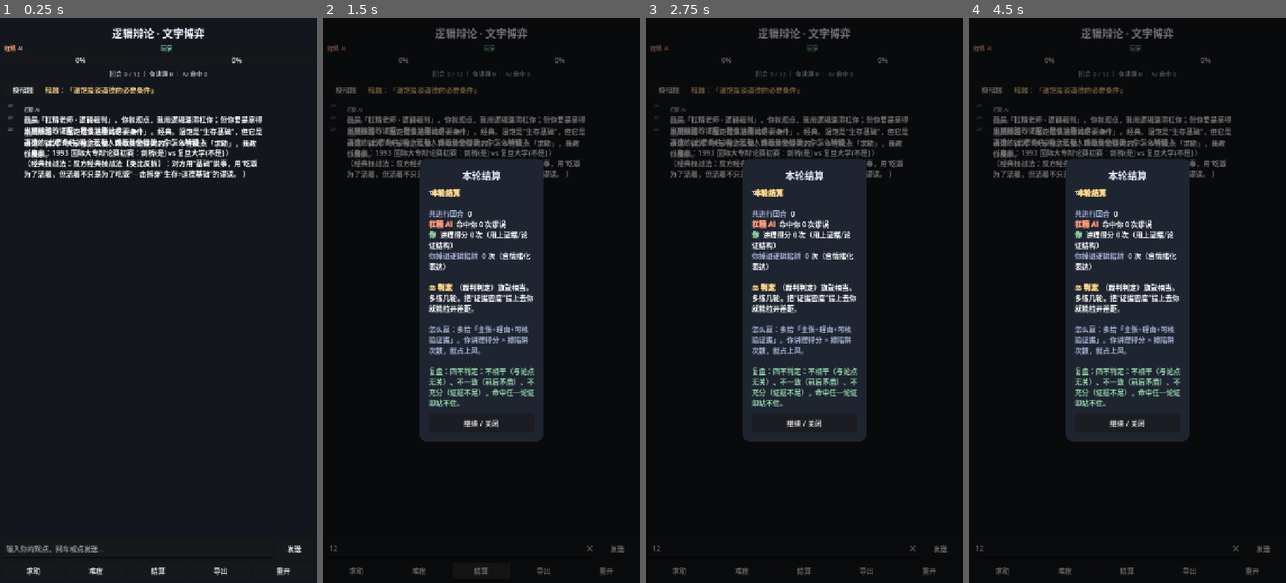
Above: before the commit, frames 1-4 (left to right).
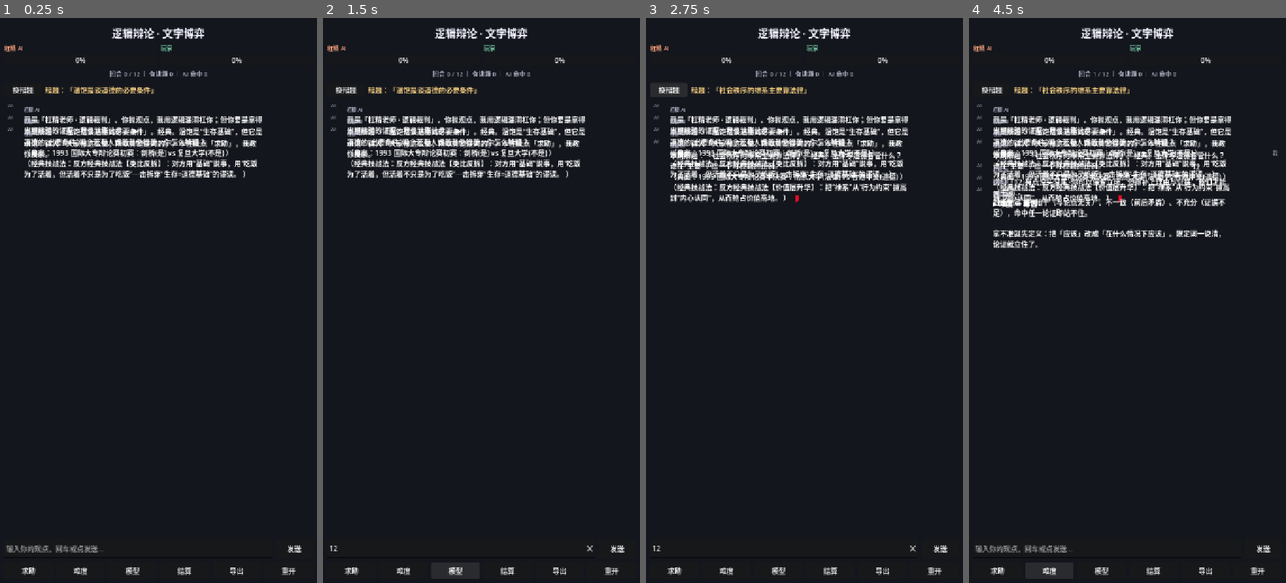
Above: after the commit, the same moments.

Repository: BJX-lin/-md-
Game: Godot game, scene res://scenes/Main.tscn
The game is run twice, just before and just after one commit, with the same random seed, the same clock (stepped at 60 frames per second) and the same inputs.
Inputs (mouse positions are in pixels of both pictures, inside the frame that each line leads up to):
- Up to frame 1 (0.25 s): no input
- Up to frame 2 (1.5 s): click (462, 549) at 0.52 s; type "12" at 0.6 s; click (456, 571) at 1.25 s, where only the run after the commit has a clickable "模型"
- Up to frame 3 (2.75 s): click "换辩题" at 2 s
- Up to frame 4 (4.5 s): click "发送" at 2.75 s; click "求助" at 3.5 s; click "难度" at 4.25 s

The runs differ from the first frame. In frame 1, 0.5% of the frame differs, in the area x 6-94%, y 97-99%; in frame 2, 11%; in frame 3, 13%; in frame 4, 15%, in the area x 1-98%, y 1-100%.
Error after the commit: Parse Error: Cannot infer the type of "ok" variable because the value doesn't have a set type. (res://scripts/LocalLLM.gd:79)

Commit message:
接入本地 LLM（可插拔，默认纯规则）：新增 LLMConfig/LLMProvider/LocalLLM/ResponseGenerator；DebateEngine.set_llm()+各分支接入自然化，Main 加「模型」开关；Llama.cpp 需 Android 插件+GGUF，未接入时自动回退纯规则不报错；新增 docs/Android_LLM_插件接入.md 与 README 说明；重建 ZIP
Co-authored-by: arena-agent <297053741+arena-agent@users.noreply.github.com>

Diff:
--- a/godot_logic_game/scripts/DebateEngine.gd
+++ b/godot_logic_game/scripts/DebateEngine.gd
@@ -17,6 +17,21 @@
 var difficulty := 0          # 0温和 1毒舌 2归谬狂魔
 var current_topic := ""      # 当前辩题
 var max_rounds := 12         # 达到后建议结算
+
+# --- LLM 可插拔（默认关闭，纯规则）---
+# 规则引擎负责“想什么”，此层负责“怎么说”。未接入/不可用即回退纯规则。
+var _gen := ResponseGenerator.new()
+
+# 注入一个 LLM 提供者（LocalLLM / 其它）。传 null 或不可用时走纯规则。
+func set_llm(provider: LLMProvider) -> void:
+	_gen.set_llm(provider)
+
+func has_llm() -> bool:
+	return _gen.has_llm()
+
+# 把规则模板文本交给可选 LLM 润色；LLM 不可用时原样返回
+func _naturalize(base_text: String, scene: String, intent: String) -> String:
+	return _gen.naturalize(base_text, intent, current_topic, scene)
 
 # --- 统计 ---
 var _ai_score := 0           # 抓到玩家谬误的次数
@@ -101,7 +116,7 @@
 	if not emo.is_empty():
 		_user_hits += 1
 		var r := _make(str(emo.get("reply", "")), str(emo.get("tone", "安抚")), "", false, false)
-		r["text"] = _decorate(r["text"], "calm")
+		r["text"] = _decorate(_naturalize(r["text"], "calm", "情绪安抚"), "calm")
 		return r
 
 	# 1) 侦测谬误
@@ -110,7 +125,7 @@
 		_ai_score += 1
 		_user_hits += 1
 		var r := _make_fallacy_response(f)
-		r["text"] = _decorate(r["text"], "hit")
+		r["text"] = _decorate(_naturalize(r["text"], "hit", str(r.get("tone", ""))), "hit")
 		# 命中后偶尔给出“标准答案/让步”，避免无限杠
 		if randf() < 0.4:
 			var conc := KnowledgeBase.pick(KnowledgeBase.CONCESSIONS)
@@ -123,20 +138,20 @@
 		_user_score += 1
 		var praise := KnowledgeBase.pick(KnowledgeBase.PRAISE)
 		var r := _make(_attack_or_socratic(text) + "\n\n" + praise, "有道理？", "", false, true)
-		r["text"] = _decorate(r["text"], "good")
+		r["text"] = _decorate(_naturalize(r["text"], "good", "夸奖讲理"), "good")
 		return r
 
 	# 4) 是疑问 -> 苏格拉底追问
 	if _is_question(text):
 		var r := _make(_socratic(text), "追问", "", false, false)
-		r["text"] = _decorate(r["text"], "ask")
+		r["text"] = _decorate(_naturalize(r["text"], "ask", "追问"), "ask")
 		return r
 
 	# 5) 兜底：通用攻击（若当前是真议题，带上一句“事实弹药”显专业）
 	var ammo := _fact_ammo()
 	var r := _make(_attack_or_socratic(text) + ("\n\n" + ammo if not ammo.is_empty() else ""), "拆解", "", false, false)
 	var scene := "reductio" if (difficulty >= 2 and r.get("text", "").contains("照你这么说")) else "generic"
-	r["text"] = _decorate(r["text"], scene)
+	r["text"] = _decorate(_naturalize(r["text"], scene, "拆解"), scene)
 	return r
 
 # 求助 / 见招拆招：给玩家一条原则 + 一条通用反制技巧
--- /dev/null
+++ b/godot_logic_game/scripts/LLMConfig.gd
@@ -0,0 +1,41 @@
+class_name LLMConfig
+extends RefCounted
+
+# ============================================================
+#  LLM 配置（本地 llama.cpp / GGUF）
+#  纯离线：模型文件放在手机应用私有目录，不联网、不接云端 API。
+#  目标运行环境：Godot 4.7.2（Android 插件 + GABE）或桌面。
+#  这些值只被 LocalLLM / LLMAdapter 读取；改这里即改模型行为，不改引擎。
+# ============================================================
+
+# 是否尝试启用本地 LLM。false = 完全走纯规则引擎（默认，最稳）。
+var enabled := false
+
+# GGUF 模型路径（Android 应用私有目录，如 user:// 或 res:// 预置，需插件能读）
+var model_path := "user://model.gguf"
+
+# 上下文长度（llama.cpp 文档明确提醒：过大会让内存暴涨，手机先小）
+var context_size := 512
+
+# 单次生成最大 token（手机先短回答）
+var max_tokens := 80
+
+# 温度（0=确定性，越高越随机；规则型回复建议偏低）
+var temperature := 0.7
+
+# 历史轮数（用于给 LLM 提供最近几轮上下文，0=只看当前）
+var history_turns := 2
+
+# ---- 安卓插件接口名称（与 Android 插件 LLMProvider.kt 注册的单例名一致）----
+var plugin_singleton := "LlamaCpp"
+
+# 探测到的插件是否已加载模型
+var model_loaded := false
+
+func is_enabled() -> bool:
+	return enabled
+
+func describe() -> String:
+	return "LLMConfig(enabled=%s path=%s ctx=%d max=%d temp=%.2f turns=%d)" % [
+		enabled, model_path, context_size, max_tokens, temperature, history_turns
+	]
--- /dev/null
+++ b/godot_logic_game/scripts/LLMProvider.gd
@@ -0,0 +1,40 @@
+class_name LLMProvider
+extends RefCounted
+
+# ============================================================
+#  LLM 提供者（抽象基类）
+#  DebateEngine 只面向本接口，不直接碰 llama.cpp /
+#  Android 插件。这样换模型、换后端都不改辩论系统。
+#  子类必须实现：
+#    - name()
+#    - is_available() -> bool
+#    - generate(prompt, max_tokens) -> String   （失败返回 "")
+#    - cancel()
+# ============================================================
+
+func provider_name() -> String:
+	return "Abstract"
+
+# 该后端当前是否可用（插件存在且模型已加载）
+func is_available() -> bool:
+	return false
+
+# 生成文本；出错或不可用返回 ""
+func generate(_prompt: String, _max_tokens: int) -> String:
+	return ""
+
+func cancel() -> void:
+	pass
+
+# 默认单次生成 token 上限；子类可按配置覆写
+func default_max_tokens() -> int:
+	return 80
+
+# 便捷：给一个结构提示 + 上下文，返回自然语言；失败返回 fallback
+func generate_naturalized(prompt: String, max_tokens: int, fallback: String) -> String:
+	if not is_available():
+		return fallback
+	var out := generate(prompt, max_tokens)
+	if out.strip_edges().is_empty():
+		return fallback
+	return out.strip_edges()
--- /dev/null
+++ b/godot_logic_game/scripts/LocalLLM.gd
@@ -0,0 +1,80 @@
+class_name LocalLLM
+extends LLMProvider
+
+# ============================================================
+#  本地 LLM（llama.cpp via Android 插件）
+#  通过 Godot 的 Engine.get_singleton 调用 Android 插件。
+#  插件名默认 "LlamaCpp"（见 LLMConfig.plugin_singleton，与 LLMProvider.kt 一致）。
+#  ✔ 插件/模型存在 → 走本地推理
+#  ✔ 不存在/未加载 → is_available()=false，引擎自动回退纯规则，不崩溃
+# ============================================================
+
+var config := LLMConfig.new()
+var _plugin: Variant = null
+
+func _init() -> void:
+	_refresh_plugin()
+
+func provider_name() -> String:
+	return "LocalLLM(llama.cpp)"
+
+func default_max_tokens() -> int:
+	return config.max_tokens
+
+# 探测插件单例是否存在
+func _refresh_plugin() -> void:
+	_plugin = null
+	if Engine.has_singleton(config.plugin_singleton):
+		_plugin = Engine.get_singleton(config.plugin_singleton)
+		if _plugin == null:
+			_plugin = null
+
+func has_plugin() -> bool:
+	return _plugin != null
+
+func load_model() -> bool:
+	_refresh_plugin()
+	if _plugin == null:
+		config.model_loaded = false
+		return false
+	# 调用插件 load_model(path, ctx)。不同插件签名可能不同；失败静默返回 false。
+	var ok := _call_plugin("load_model", [config.model_path, config.context_size]) as bool
+	config.model_loaded = ok
+	return ok
+
+func unload_model() -> void:
+	if _plugin != null:
+		_call_plugin("unload_model", [])
+	config.model_loaded = false
+
+func is_available() -> bool:
+	if not config.is_enabled():
+		return false
+	_refresh_plugin()
+	if _plugin == null:
+		return false
+	# 若要求已加载模型，则需 model_loaded 或插件自报 loaded
+	return config.model_loaded or (_call_plugin("is_loaded", []) as bool)
+
+func generate(prompt: String, max_tokens: int) -> String:
+	_refresh_plugin()
+	if _plugin == null:
+		return ""
+	var n := max_tokens if max_tokens > 0 else config.max_tokens
+	var out := _call_plugin("generate", [prompt, n]) as String
+	if out == null:
+		return ""
+	return out
+
+func cancel() -> void:
+	if _plugin != null:
+		_call_plugin("cancel", [])
+
+# 通过反射调用插件方法；任何异常都返回 null，避免崩溃
+func _call_plugin(method: String, args: Array) -> Variant:
+	if _plugin == null:
+		return null
+	if not _plugin.has_method(method):
+		return null
+	var ok := _plugin.callv(method, args)  # 封装成 Callable/直接调用
+	return ok
--- a/godot_logic_game/scripts/Main.gd
+++ b/godot_logic_game/scripts/Main.gd
@@ -15,6 +15,7 @@
 const REPEAT_WINDOW_MS := 3000  # 同一句在窗口内重复则拦截
 
 var engine := DebateEngine.new()
+var _llm: LocalLLM = null   # 本地 LLM 提供者；默认不启用（回退纯规则）
 
 # 防刷屏状态
 var _last_send_ms := 0
@@ -39,6 +40,7 @@
 	_build_ui()
 	engine.reset()
 	engine.max_rounds = 12
+	_init_llm()
 	_refresh_hud()
 	# 开场
 	_ai_say("我是「杠精老师 · 逻辑裁判」。你抛观点，我用逻辑漏洞杠你；但你要是拿得出可核验的证据，我也认账让步。 🎬")
@@ -165,6 +167,7 @@
 	row.add_theme_constant_override("separation", 8)
 	row.add_child(_make_tool("求助", Callable(self, "_on_hint")))
 	row.add_child(_make_tool("难度", Callable(self, "_on_cycle_difficulty")))
+	row.add_child(_make_tool("模型", Callable(self, "_on_cycle_llm")))
 	row.add_child(_make_tool("结算", Callable(self, "_on_settle")))
 	row.add_child(_make_tool("导出", Callable(self, "_on_export")))
 	row.add_child(_make_tool("重开", Callable(self, "_on_reset")))
@@ -172,6 +175,31 @@
 
 func _on_hint() -> void:
 	_ai_say(engine.hint())
+
+# ---- LLM 可插拔（默认关闭，回退纯规则）----
+func _init_llm() -> void:
+	_llm = LocalLLM.new()
+	if _llm.has_plugin():
+		_app_toast("[LLM] 检测到本地推理插件。点「模型」启用；未启用走纯规则。")
+	else:
+		_app_toast("[LLM] 未检测到模型插件，使用纯规则引擎。")
+
+func _on_cycle_llm() -> void:
+	if _llm == null:
+		return
+	var cfg := _llm.config
+	cfg.enabled = not cfg.enabled
+	if cfg.enabled:
+		cfg.model_path = "user://model.gguf"
+		var ok := _llm.load_model()
+		engine.set_llm(_llm)
+		if ok:
+			_app_toast("[LLM] 已启用本地模型（已加载）。规则判定 + LLM 润色。")
+		else:
+			_app_toast("[LLM] 已开，但模型未加载。请核对 user://model.gguf 路径。")
+	else:
+		engine.set_llm(null)
+		_app_toast("[LLM] 已关闭，回到纯规则模式。")
 
 func _on_cycle_difficulty() -> void:
 	var opts := ["温和", "毒舌", "归谬狂魔"]
--- /dev/null
+++ b/godot_logic_game/scripts/ResponseGenerator.gd
@@ -0,0 +1,47 @@
+class_name ResponseGenerator
+extends RefCounted
+
+# ============================================================
+#  回应生成器（V2.1 / LLM 可插拔）
+#  原则：规则引擎负责“想什么”，本层负责“怎么说”。
+#  默认用规则模板（base_text）直接输出，行为与纯离线版完全一致；
+#  若配置了可用的 LocalLLM，则让 LLM 把 base_text 改写得更自然，
+#  但只作为“润色”，不改要点，失败时静默回退到 base_text。
+# ============================================================
+
+var llm: LLMProvider = null
+
+func set_llm(provider: LLMProvider) -> void:
+	llm = provider
+
+func has_llm() -> bool:
+	return llm != null and llm.is_available()
+
+# 把结构化的 AI 回应转成最终文本
+#  params:
+#   - base_text: 规则引擎已装配好的文字（必填）
+#   - intent:    意图提示，如 "命中谬误:诉诸大众 / 毒舌" 或 "安抚"（用于给 LLM 的 instruction）
+#   - topic:     当前辩题（可选，供 LLM 保持主题）
+#   - scene:     emoji 场景（hit/good/ask/generic/reductio/open/calm）
+func naturalize(base_text: String, intent: String, topic: String, scene: String) -> String:
+	if base_text.strip_edges().is_empty():
+		return base_text
+	if not has_llm():
+		return base_text
+	var prompt := _build_prompt(base_text, intent, topic, scene)
+	var max_t := llm.default_max_tokens()
+	var rewritten := llm.generate(prompt, max_t)
+	if rewritten.strip_edges().is_empty():
+		return base_text
+	return rewritten.strip_edges()
+
+func _build_prompt(base_text: String, intent: String, topic: String, scene: String) -> String:
+	var p := "你是「杠精老师」· 逻辑辩论离线助手。用中文把下面这句话改写成更自然、更口语化的反驳，保持逻辑要点与讽刺/教学语气，不要添加原本没有的事实，不要超过 120 字。\n"
+	if topic != "":
+		p += "当前辩题：%s\n" % topic
+	if intent != "":
+		p += "意图：%s\n" % intent
+	if scene != "":
+		p += "氛围场景：%s\n" % scene
+	p += "待改写原文：\n%s\n\n请直接输出改写后的回复：" % base_text
+	return p
Not shown, added: docs/Android_LLM_插件接入.md
Not shown, changed: godot_logic_game/README.md
Not shown, changed: godot_logic_game_import.zip
